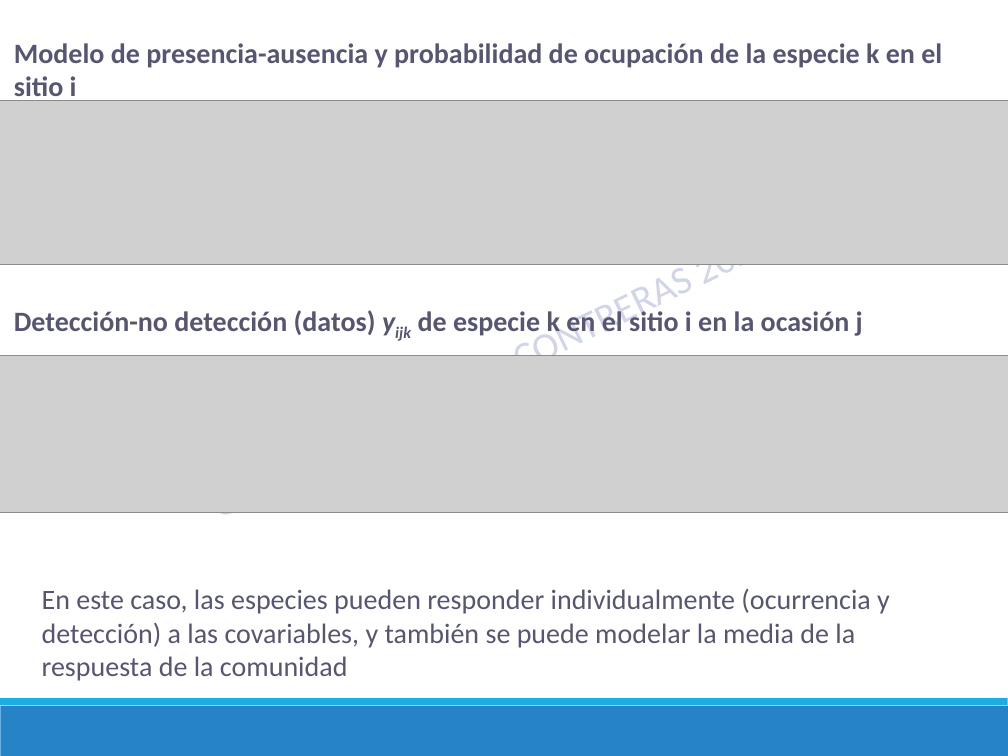
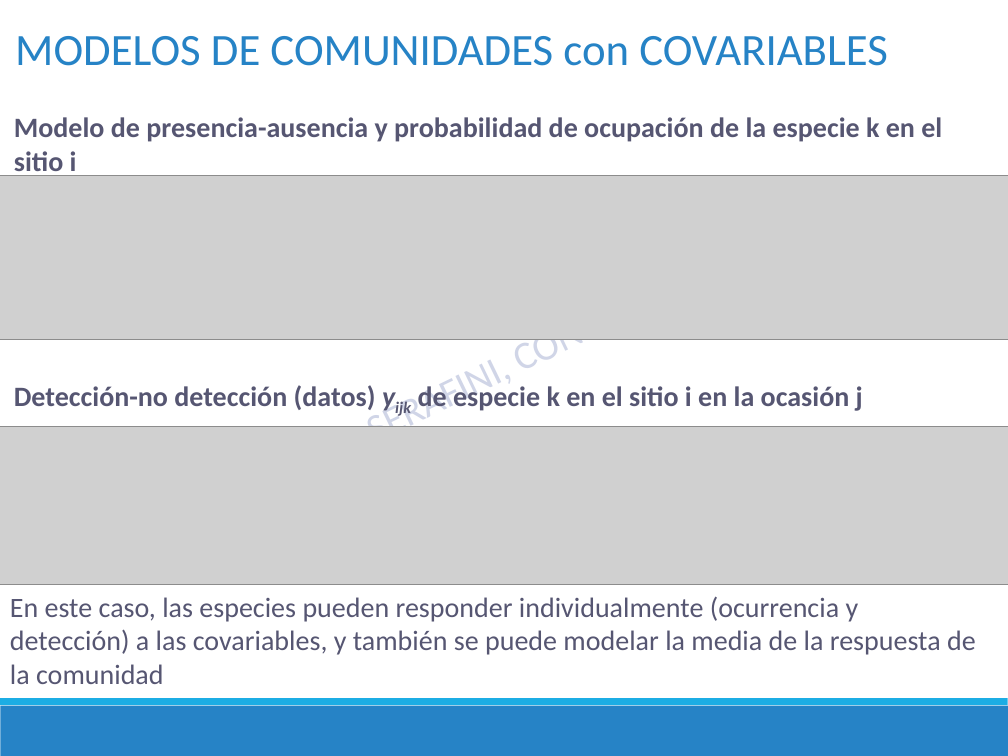
Before and after one commit to DrIgoA/Curso-Ocupacion23, a slide deck: slide 13 of ppt/Modulo 6_Ocupacion2023.pptx (slide 7 before the commit). Drawn at 1008x756 pixels with LibreOffice and Linux fonts; fonts in the diff are those of the drawing; grey boxes stand for pictures. Boxes give left, top, right and bottom in pixels: in the first picture for what was removed or moved away, otherwise in the second. Text is boxed around its words. In the diff, an @@ line names an element or a change of style, - is before the commit and + after.

```diff
--- a/ppt/Modulo 6_Ocupacion2023.pptx
+++ b/ppt/Modulo 6_Ocupacion2023.pptx
@@ text added at (x1=15, y1=36, x2=888, y2=66), 32 pt, text #2683C6 @@
+MODELOS DE COMUNIDADES con COVARIABLES
@@ 2 texts, 1 picture moved together from (x1=0, y1=43, x2=1008, y2=338) to (x1=0, y1=117, x2=1008, y2=411) @@
@@ picture moved from (x1=0, y1=356, x2=1008, y2=513) to (x1=0, y1=426, x2=1008, y2=584) @@
@@ text "En este caso, las especies ..." rewrapped from (x1=42, y1=589, x2=890, y2=681) to (x1=10, y1=596, x2=976, y2=684) @@
```
Also in this commit, not shown: 11 other slides changed, 6 slides added, 1 slide removed, 2 other files.
